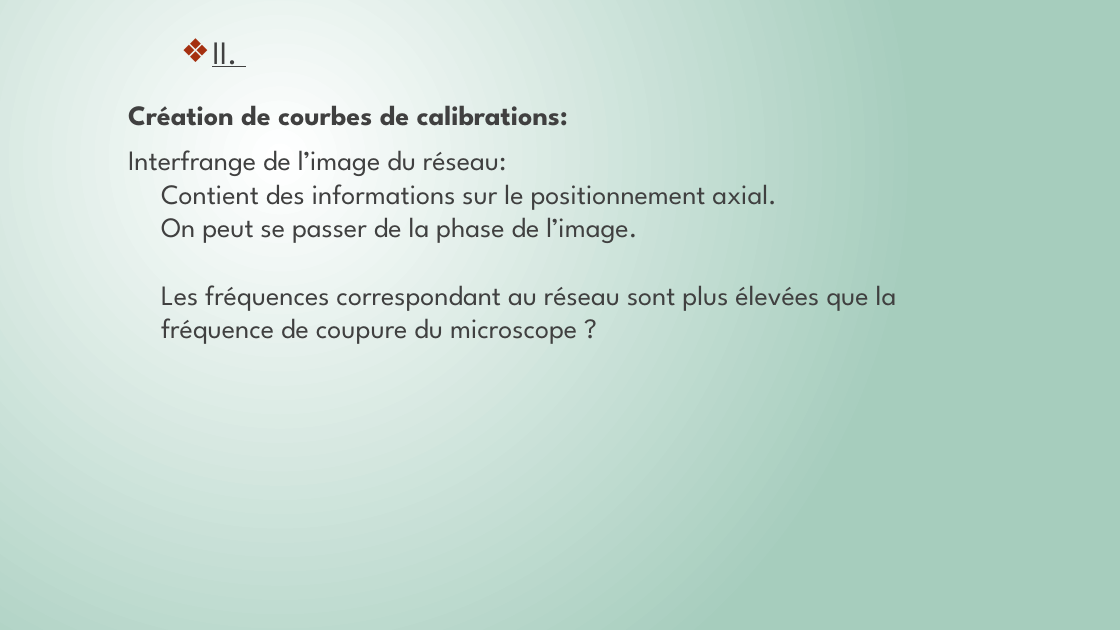
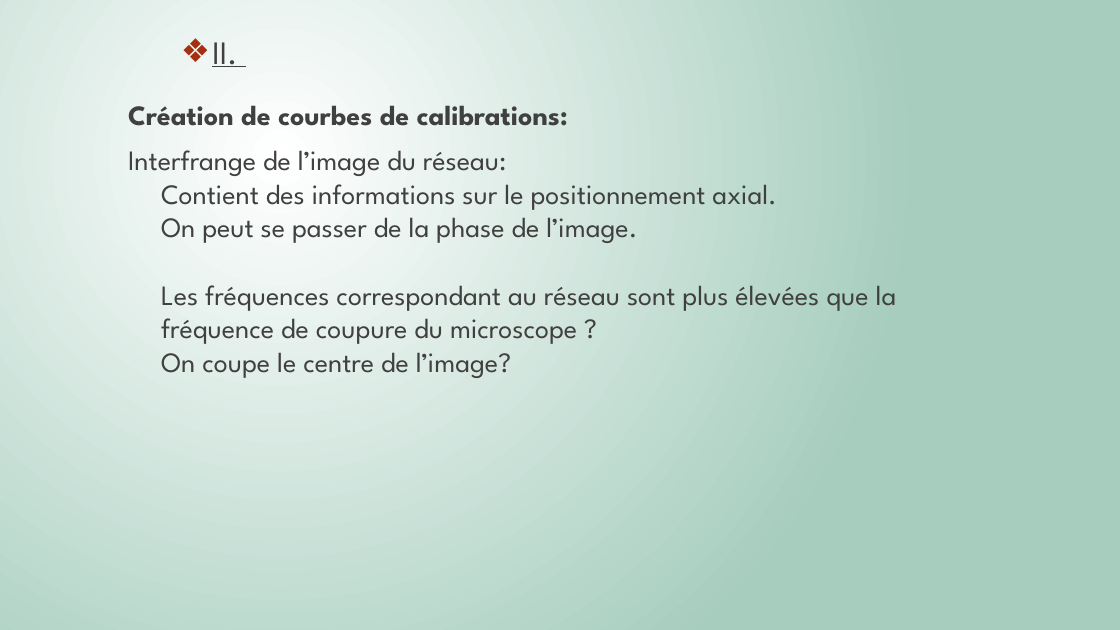
Before and after one commit to Killian-Herveau/PIMS, a slide deck: slide 12 of Pres_Avril/PresentationPIMSAvril.pptx. Drawn at 1120x630 pixels with LibreOffice and Linux fonts; fonts in the diff are those of the drawing. Boxes give left, top, right and bottom in pixels: in the first picture for what was removed or moved away, otherwise in the second. Text is boxed around its words. In the diff, an @@ line names an element or a change of style, - is before the commit and + after.

```diff
--- a/Pres_Avril/PresentationPIMSAvril.pptx
+++ b/Pres_Avril/PresentationPIMSAvril.pptx
@@ text at [128, 150, 897, 378]: text changed @@
-Interfrange de l’image du réseau:
-Contient des informations sur le positionnement axial.
-On peut se passer de la phase de l’image.
-Les fréquences correspondant au réseau sont plus élevées que la fréquence de coupure du microscope ?
+Interfrange de l’image du réseau:
+Contient des informations sur le positionnement axial.
+On peut se passer de la phase de l’image.
+Les fréquences correspondant au réseau sont plus élevées que la fréquence de coupure du microscope ?
+On coupe le centre de l’image?
```
Also in this commit, not shown: 1 slide added, 3 other files.
